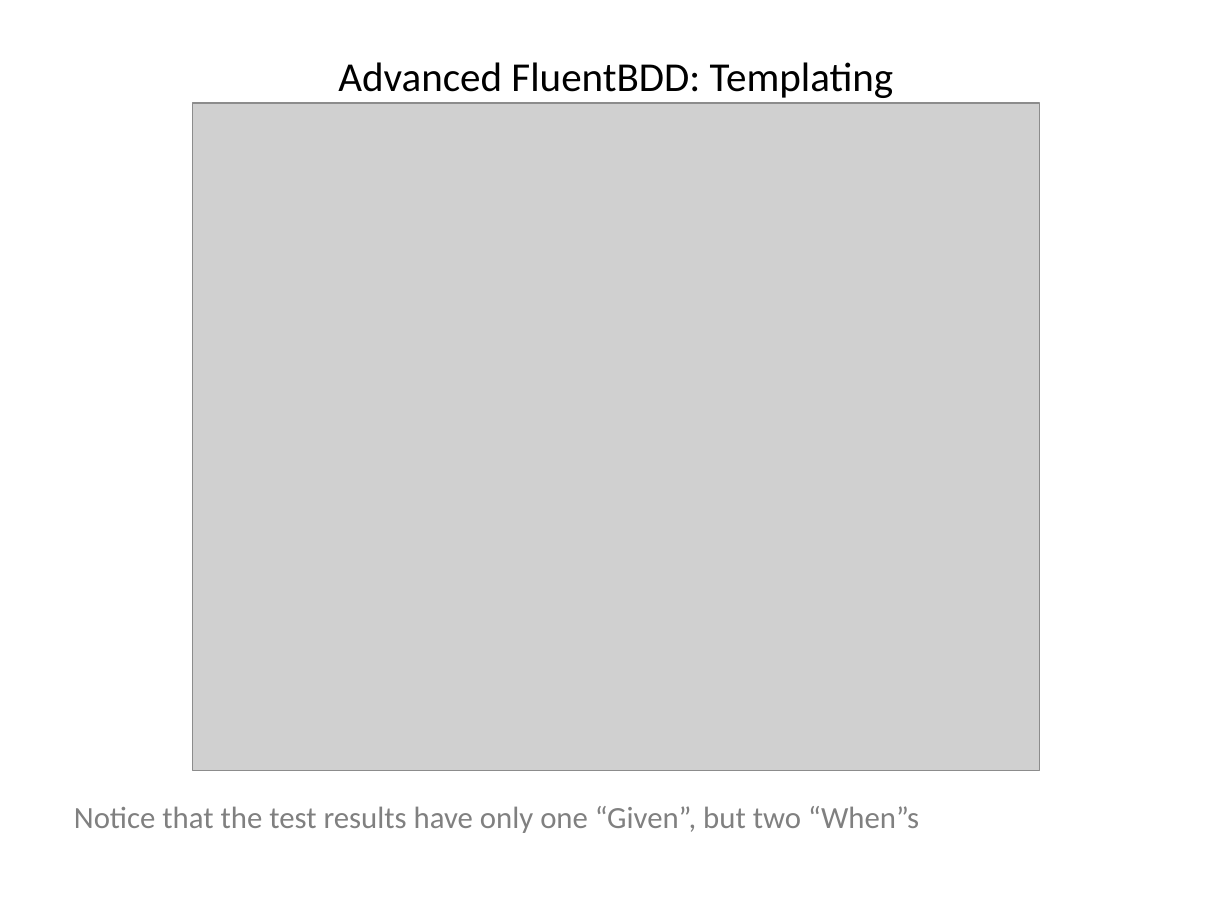
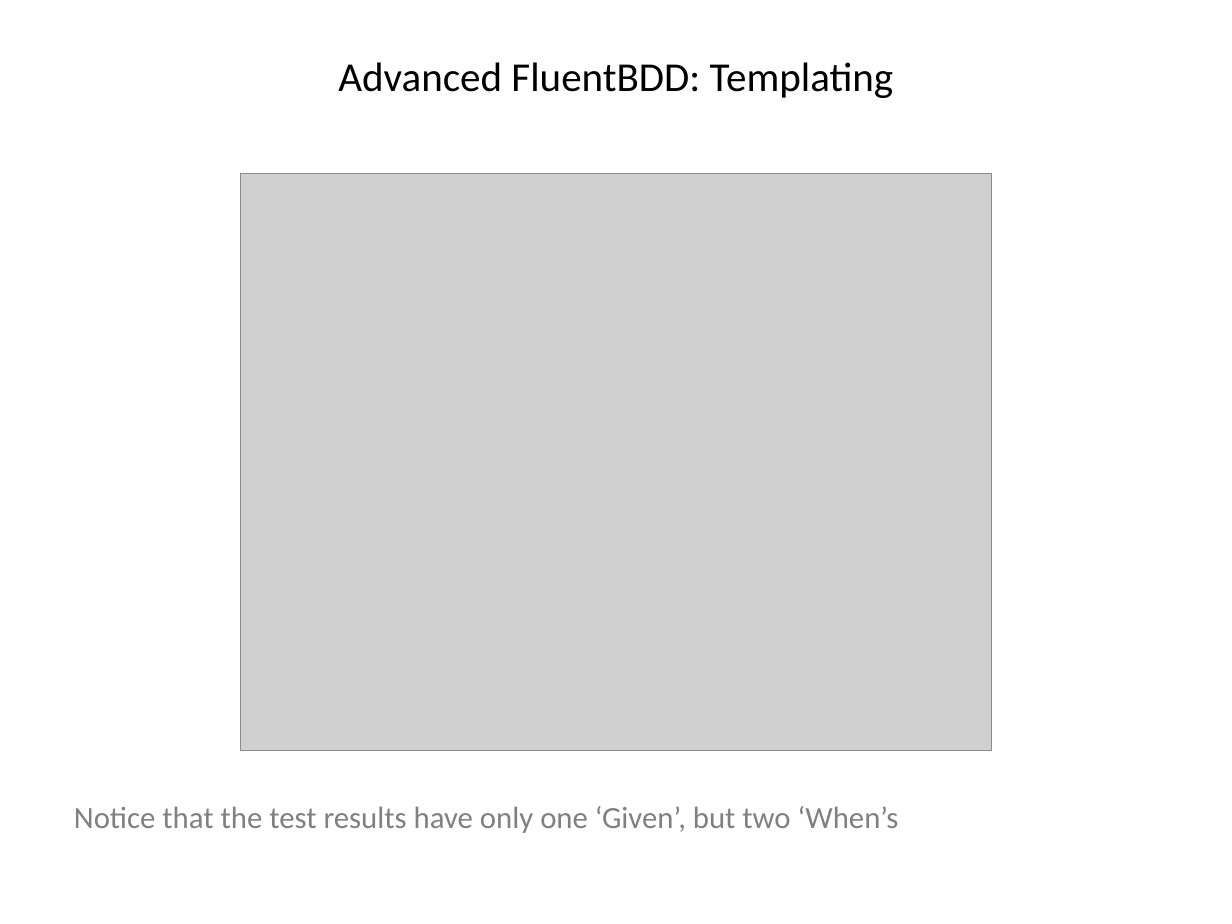
Before and after one commit to i-e-b/FluentBdd, a slide deck: slide 100 of FluentBDD/Fluent BDD.pptx (slide 97 before the commit). Drawn at 1232x924 pixels with LibreOffice and Linux fonts; fonts in the diff are those of the drawing; grey boxes stand for pictures. Boxes give left, top, right and bottom in pixels: in the first picture for what was removed or moved away, otherwise in the second. Text is boxed around its words. In the diff, an @@ line names an element or a change of style, - is before the commit and + after.

Commit message:
Outside-in tests (renamed Feature to Behaviour); Renaming 'With' to 'Given to better match normal BDD language; Split template/concrete concept, moving toward the idea of general proofs. Updated powerpoint slides.

```diff
--- a/FluentBDD/Fluent BDD.pptx
+++ b/FluentBDD/Fluent BDD.pptx
@@ picture: place and size @@
-picture at (192,103,1040,771)
+picture at (240,174,991,752)
@@ text at (74,806,899,833): text changed @@
-Notice that the test results have only one “Given”, but two “When”s
+Notice that the test results have only one ‘Given’, but two ‘When’s
```
Also in this commit, not shown: 69 other slides changed, 9 slides added, 16 slides removed, 25 other files.
